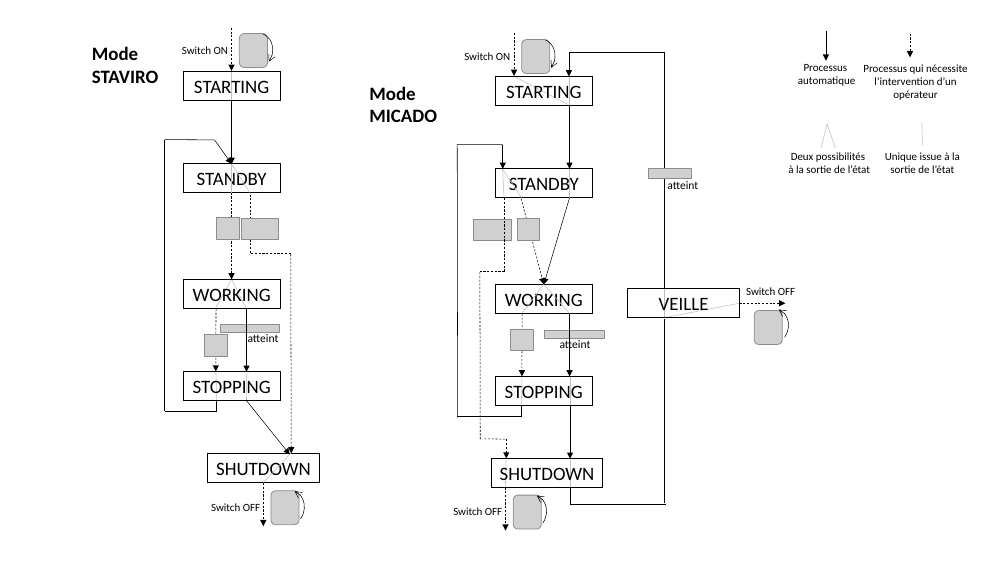
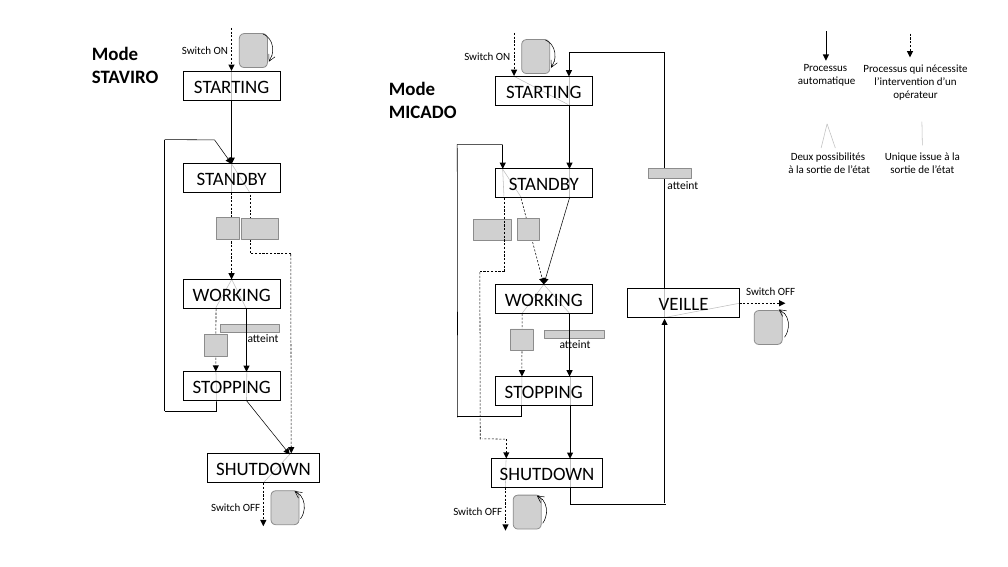
Before and after one commit to ofauvarque/DocV4, a slide deck: slide 1 of CommonElements/doc/pictures/04_Software/EtatsKOSMOS.pptx. Drawn at 1008x567 pixels with LibreOffice and Linux fonts; fonts in the diff are those of the drawing; grey boxes stand for pictures. Boxes give left, top, right and bottom in pixels: in the first picture for what was removed or moved away, otherwise in the second. Text is boxed around its words. In the diff, an @@ line names an element or a change of style, - is before the commit and + after.

```diff
--- a/CommonElements/doc/pictures/04_Software/EtatsKOSMOS.pptx
+++ b/CommonElements/doc/pictures/04_Software/EtatsKOSMOS.pptx
@@ text "Mode": place and size @@
-text "Mode" at [369,86,437,122]
+text "Mode" at [389,81,457,118]
@@ line (665, 504) - (665, 319): line to arrow @@
```
Also in this commit, not shown: 3 other files.
